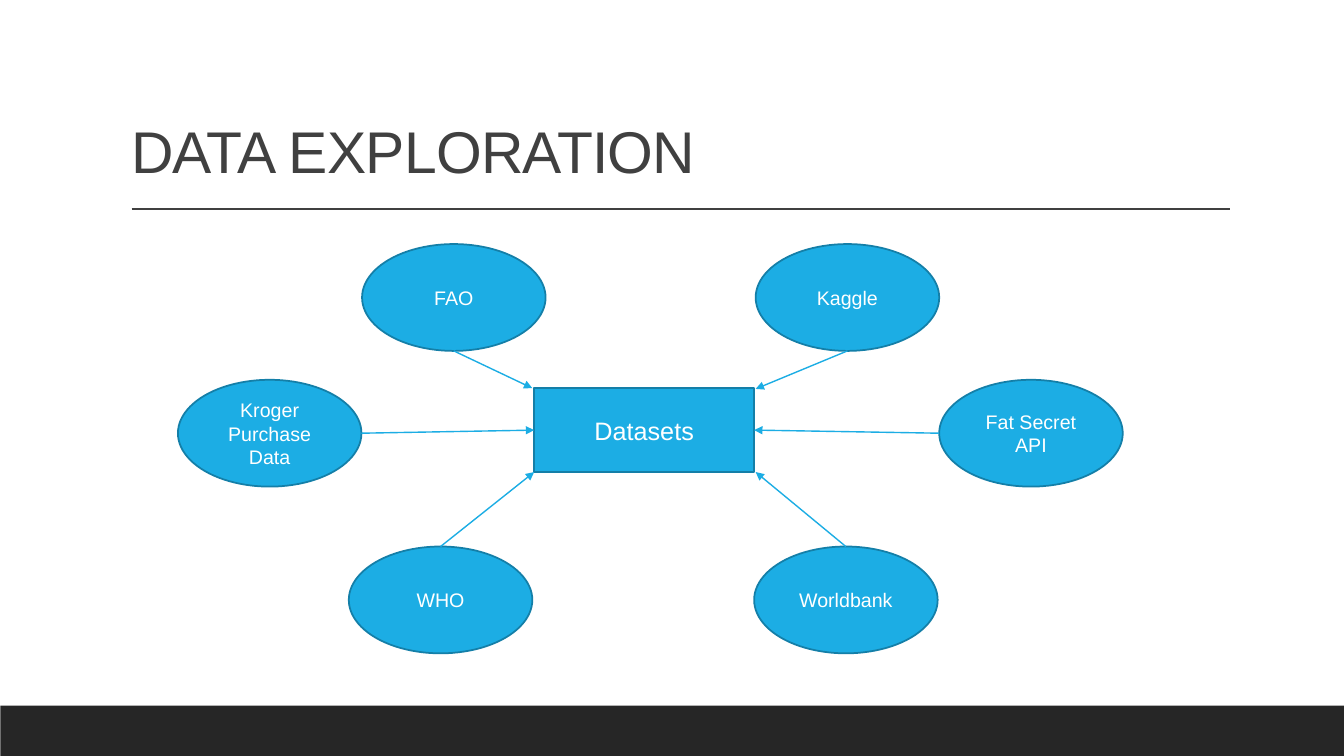
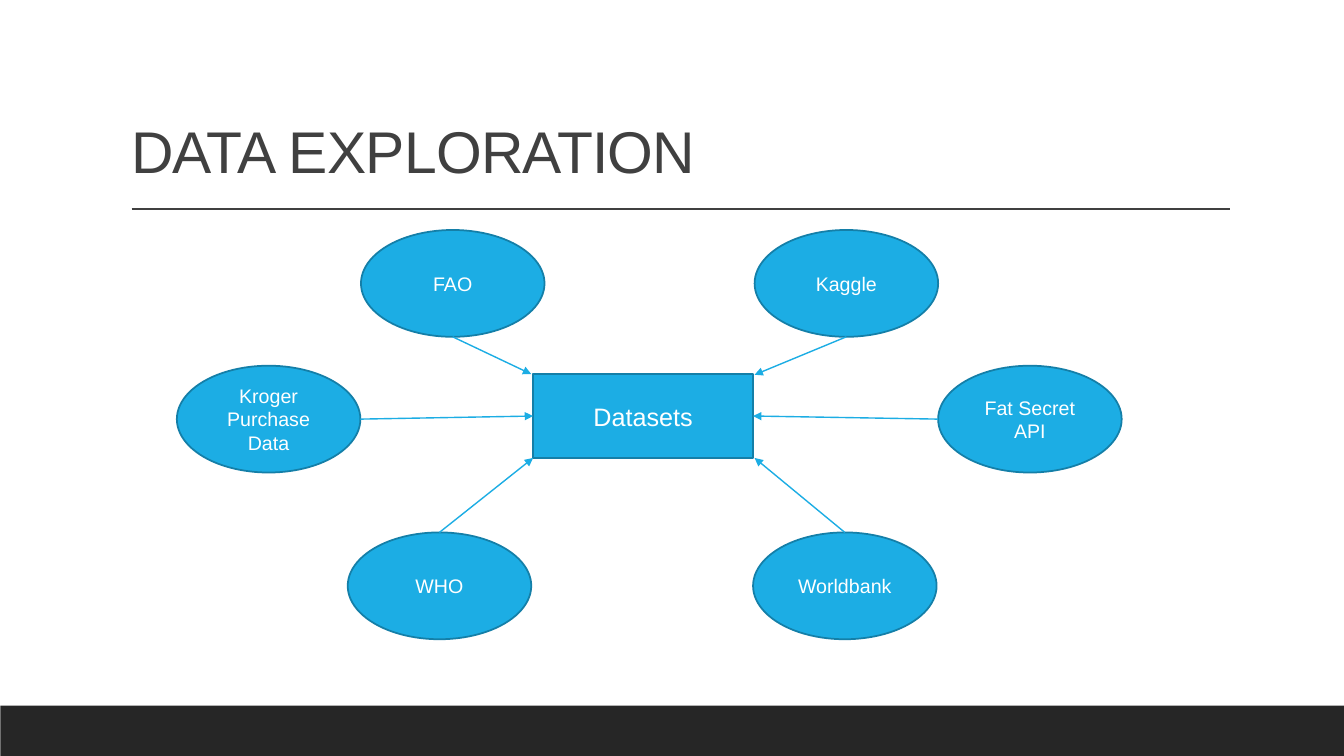
Before and after one commit to cbeachey/project1_influencers, a slide deck: slide 6 of Effects of Sugar Consumption.pptx. Drawn at 1344x756 pixels with LibreOffice and Linux fonts; fonts in the diff are those of the drawing. Boxes give left, top, right and bottom in pixels: in the first picture for what was removed or moved away, otherwise in the second. Text is boxed around its words. In the diff, an @@ line names an element or a change of style, - is before the commit and + after.

```diff
--- a/Effects of Sugar Consumption.pptx
+++ b/Effects of Sugar Consumption.pptx
@@ 6 ellipses, 6 arrows, 1 rectangle: place and size @@
-6 ellipses, 6 arrows, 1 rectangle at (178,244,1123,653)
+6 ellipses, 6 arrows, 1 rectangle at (176,230,1122,639)
```
Also in this commit, not shown: 2 other slides changed, 8 slides added, 2 slides removed, 1 other file.
